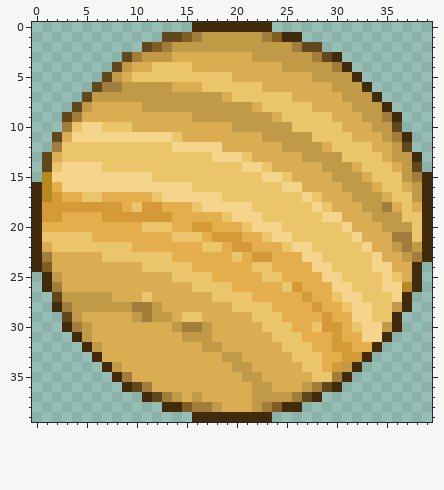
Pixel-art sprite: Content/Menus/CelestialBodies/Saturn.png. The first picture shows the starting point.
The file is 80x80 pixels, drawn in blocks of 2x2; one block is one cell here.
After:
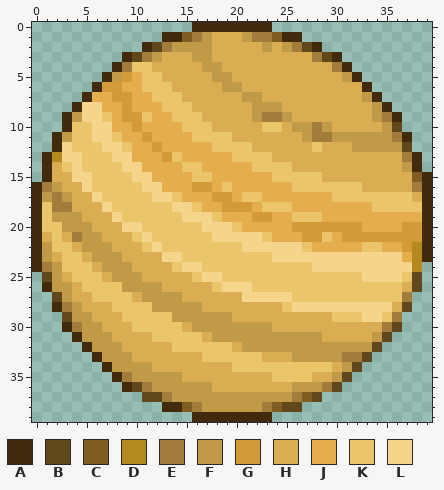
Palette (. is transparent): A #422a0d  B #61471c  C #805e23  D #b48a1e  E #a27c3b  F #c19a48  G #d59a38  H #daad52  J #e5ae4d  K #eac569  L #f4d58b
Message: Rotated Saturn sprite Oops
The edit:
Changed rows in their new state; - is an unchanged pixel.
first column x 1:
 1 ------------AA---HHH-E----------------
 2 ----------AB-----HHHHH-H---A----------
 3 --------ABE-H--FF----HHHHHH-----------
 4 -------AEKKHHHH-FF------HHHHH---------
 5 ------A-GJ--HHHHHFF--------HHH--------
 6 -----AGGJJKKK---HHFFHH-------HHH------
 7 ----AJJGGJJKKKHHHH-HFFHHH-----HH------
 8 ---ALLJJGJJJKKKHHHHHHFFFHHH----HH-----
 9 --AFLLKJGGKJJKKKHHHHH-EEFHHHH---H-----
10 --A-K-LJJGJJJJKKK--HHHKKHFFEFH---H----
11 -AFKK--KJJGJJJJKKKK---HHHH-EEFFFFF----
12 -AL---LL-JJGJJJJJKKKK---HHHK-HHFFFF---
13 ADLL---LLJJJG-JJJJJK-KK---HHHHHHHH-HE-
14 AHK-KK--LLJJJJ--JJJJJK-KK---HHH-HHH--A
15 AHH--KKKK--JJJJ--JJJJJJK-KKK-HHH-HHHHC
16 EFHH-KKKKK--JJJGGJ-JJJJJJKKKKKKKH-HH-E
17 FEFHHLKKKKKL-KJJJGGJ--JJJJJJJKKKKKK--H
18 KEEHHHLKK-KKKLL-JJGGGJ---JJJJJJJJKKK-K
19 KFFFHHHLKKKKKKLLLKJJJGGJJ---JJJJJJJJJJ
20 KKFFFHHHLL---KKKLLLKJJJJJGGGGGGGJJJJGG
21 H-HEFFHHHKLKK---KLLLLL-JJJGG-JGGGGGGGG
22 F--HFFFHHHKLKKKK--KKLLLLL-KJJJJJKKJJGD
23 F-KK-FFFHHHHLLKKKKK-KKKLLL--LLLLL-LLJD
24 EFKKK-FFF-HHH-LLKKKKK--KKKK--LLLL--LLD
25 B--KKK-FFF---HH-LLKKKK--KKKKKK--LL-LKB
26 -FF-KKKKFFFF---HH-LLLKKK-KKKKKK---KKHB
27 ---HHKKKK-FFFF---HHHLLLLLKKKK-KK---KE-
28 ----HHHKKKK-FFFF---HHHHHKLLLLLL--LLHB-
29 ----F---KKKKKFFFFFF--HHHHHHHHKKK-L-E--
30 -----F---KKKKKHF-FFFFFFHHHHHHHHHHHEB--
31 -----FF----KKKKKHFFFFFFFFFFFHHHHHFB---
32 ------FF-----KKKKKK-FFFFFFFFFFFFFB----
33 ------FFF-------KKKKKK---FFFFFEEB-----
34 --------FFF--------KKKKKKK--KH-B------
35 ---------FFFFF------HH-KKKKHHFB-------
36 -----------FFFFFF----HH--F-FEB--------
37 ----------B---F-FFFFF-----CB----------
38 ----------------F-FFF---BB------------
Where, in picture pixels (left, top, right, bottom), the same in both pictures:
changed: (42, 32, 422, 412)
